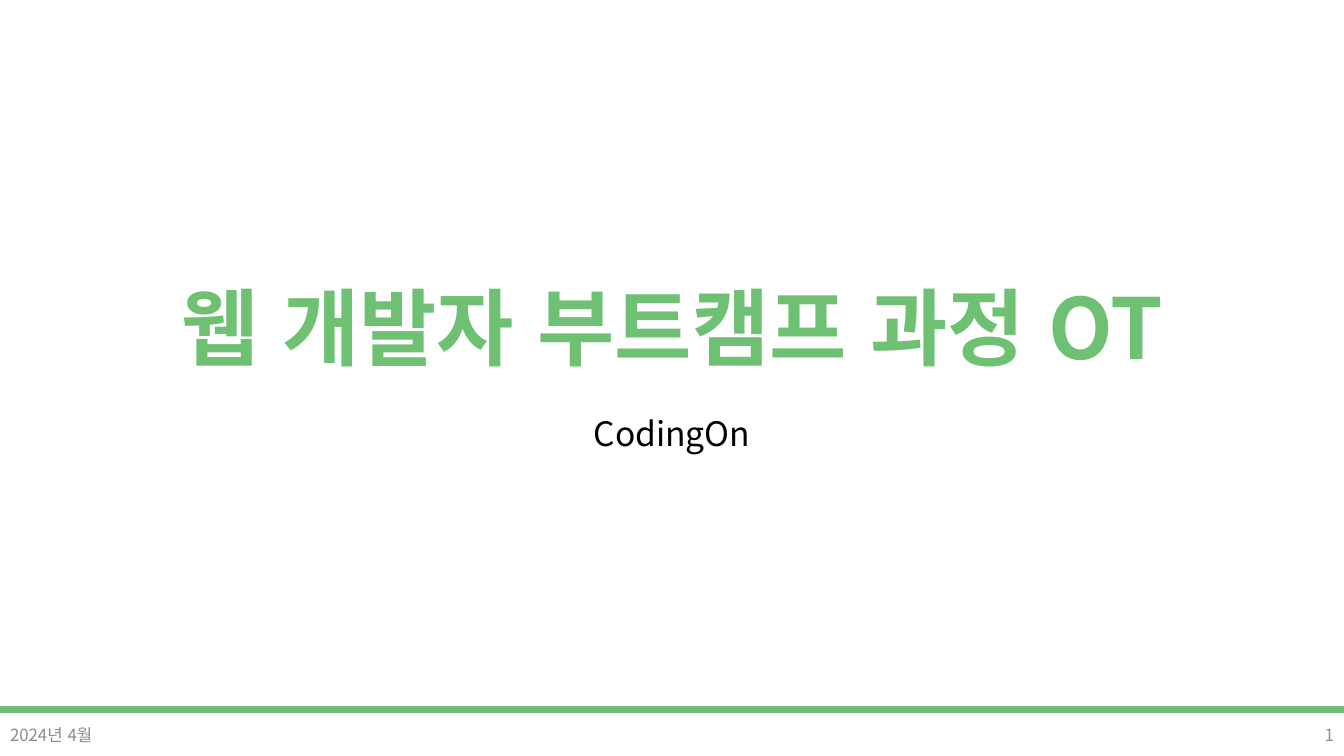
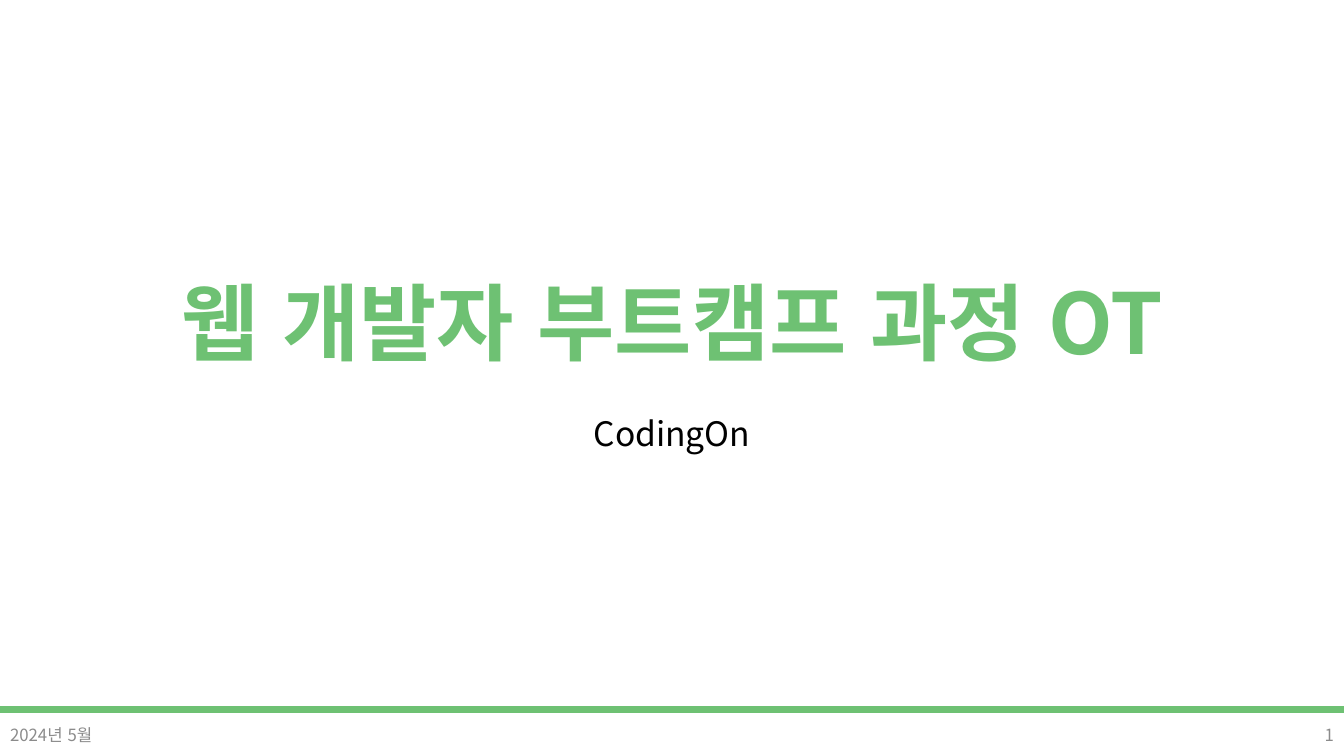
Before and after one commit to DevDamon0527/SeSAC_Yeongdeungpo_Campus_6th, a slide deck: slide 1 of material/[SeSAC_YDP_6] 01_ot,git.pptx. Drawn at 1344x756 pixels with LibreOffice and Linux fonts; fonts in the diff are those of the drawing; background and template pictures are left out. Boxes give left, top, right and bottom in pixels: in the first picture for what was removed or moved away, otherwise in the second. Text is boxed around its words. In the diff, an @@ line names an element or a change of style, - is before the commit and + after.

```diff
--- a/material/[SeSAC_YDP_6] 01_ot,git.pptx
+++ b/material/[SeSAC_YDP_6] 01_ot,git.pptx
@@ title "웹 개발자 부트캠프 과정 OT": place and size @@
-title "웹 개발자 부트캠프 과정 OT" at bbox=[181, 288, 1163, 367]
+title "웹 개발자 부트캠프 과정 OT" at bbox=[181, 283, 1163, 362]
@@ text at bbox=[10, 727, 93, 742]: text changed @@
-2024년 4월
+2024년 5월
```
Also in this commit, not shown: 29 other slides changed, 5 slides added, 4 slides removed.
